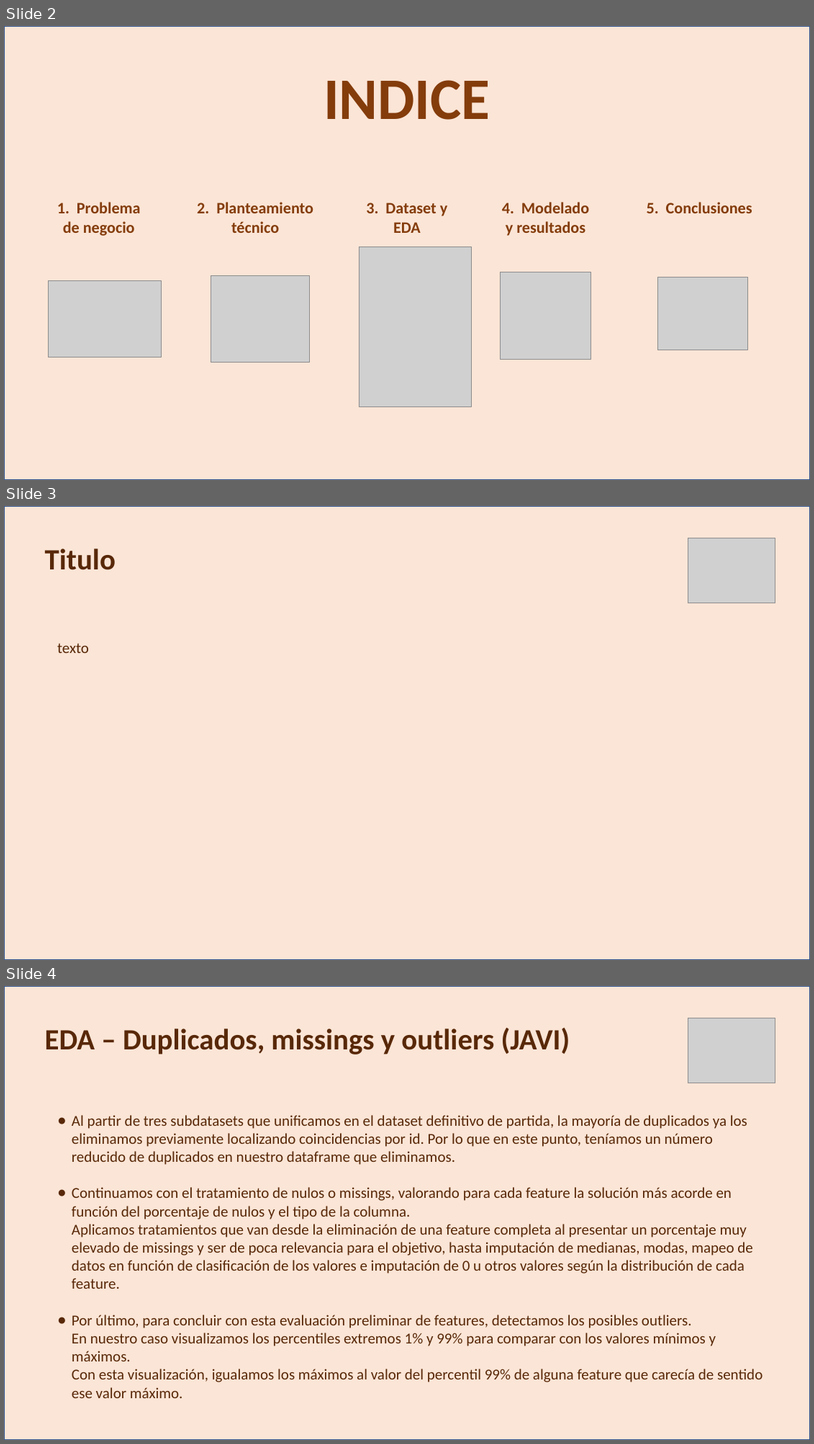
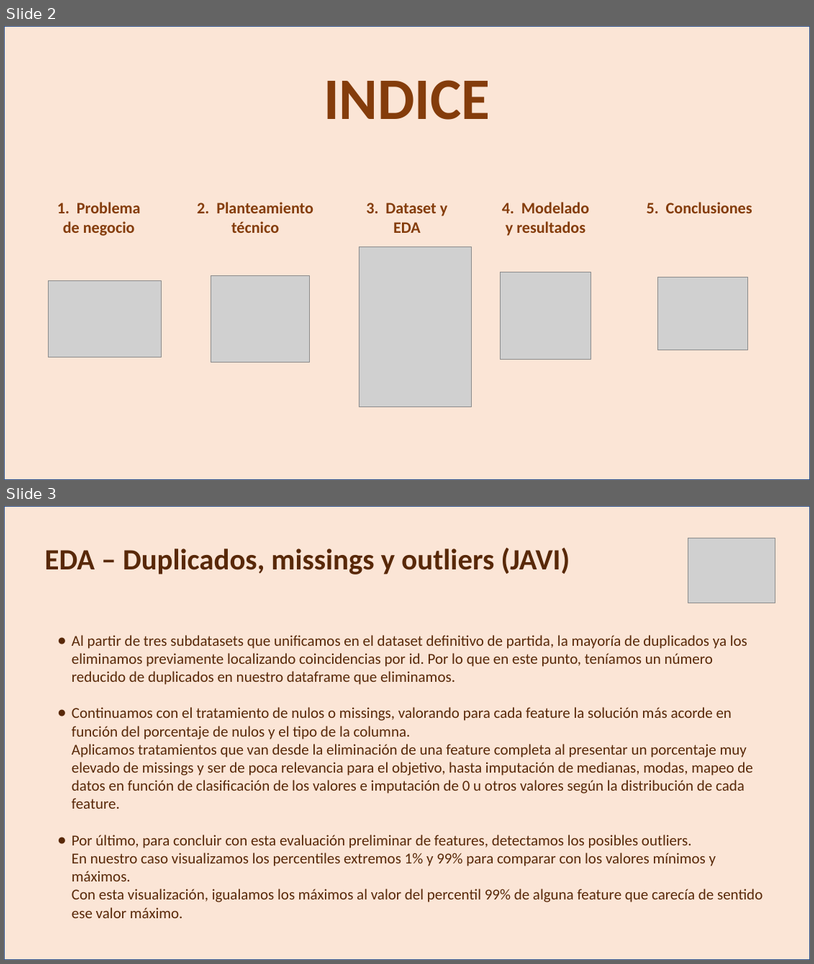
Before and after one commit to HimuraFresh/ML_-Grupo_1-, a slide deck: ML_ppt.pptx. Shown one above the other, each under a label of ours: slides 2, 3 and 4 before the commit, slides 2 and 3 after it. The pictures are 814x1444 and 814x964 pixels, drawn with LibreOffice and Linux fonts; fonts in the diff are those of the drawing; grey boxes stand for pictures. Boxes give left, top, right and bottom in pixels: in the first picture for what was removed or moved away, otherwise in the second. Text is boxed around its words. In the diff, an @@ line names an element or a change of style, - is before the commit and + after.

```diff
--- a/ML_ppt.pptx
+++ b/ML_ppt.pptx
@@ slide 3 removed at (4,506,810,960), background #FFFFFF @@
@@ rectangle removed at (4,506,810,960) @@
@@ text removed at (45,548,116,570) @@
-Titulo
@@ picture removed at (689,538,776,602) @@
@@ text removed at (57,644,89,653) @@
-texto
@@ what was slide 4 is now slide 3 @@
```
Also in this commit, not shown: 3 slides added.
